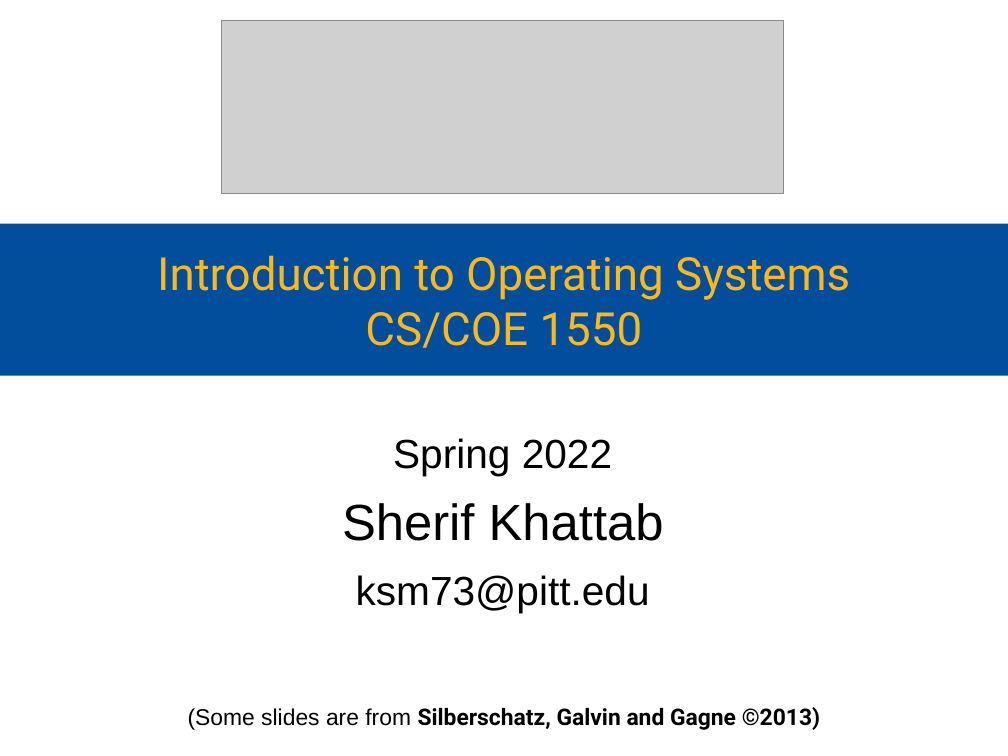
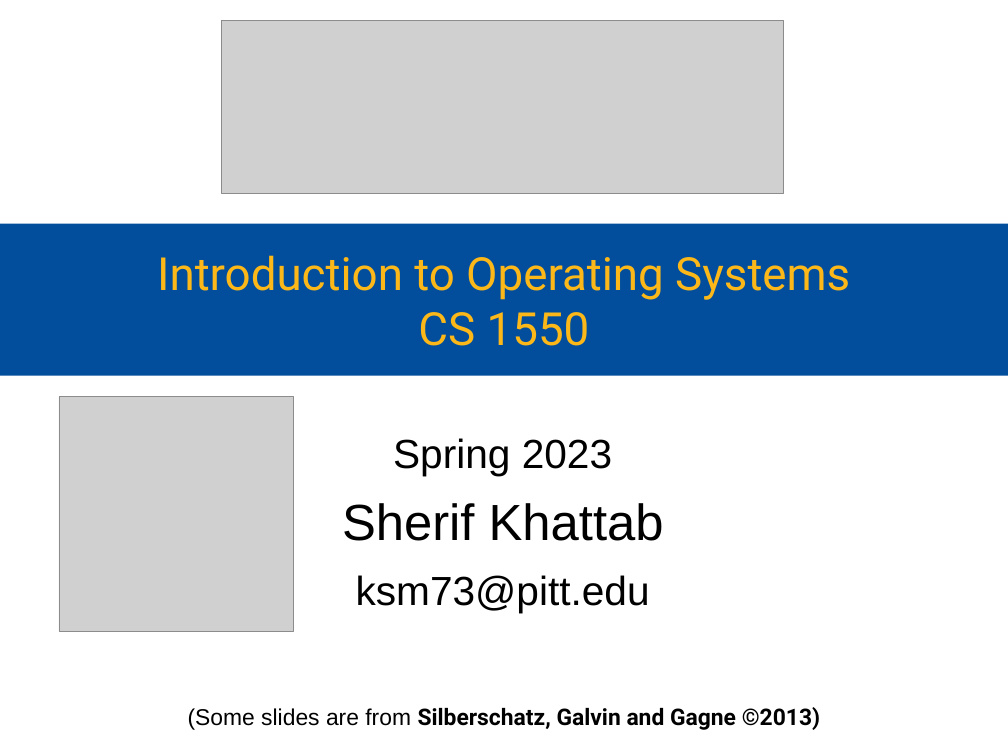
Before and after one commit to cs1550-2244/cs1550-code-handouts, a slide deck: slide 1 of DraftSlides/Lecture5.pptx. Drawn at 1008x756 pixels with LibreOffice and Linux fonts; fonts in the diff are those of the drawing; grey boxes stand for pictures. Boxes give left, top, right and bottom in pixels: in the first picture for what was removed or moved away, otherwise in the second. Text is boxed around its words. In the diff, an @@ line names an element or a change of style, - is before the commit and + after.

Commit message:
Lecture 1

```diff
--- a/DraftSlides/Lecture5.pptx
+++ b/DraftSlides/Lecture5.pptx
@@ title at (157, 255, 850, 346): text changed @@
-Introduction to Operating Systems
-CS/COE 1550
+Introduction to Operating Systems
+CS 1550
@@ picture added at (59, 397, 295, 632) @@
@@ subtitle at (393, 438, 612, 476): text changed @@
-Spring 2022
+Spring 2023
```
Also in this commit, not shown: 26 other files.
